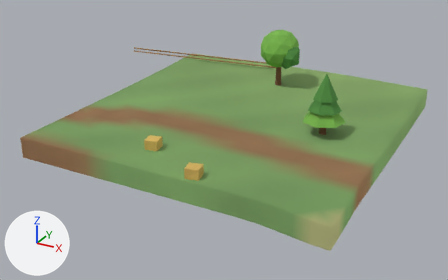
Two versions of the glTF model client/public/models/chunks/1_-1.glb, one commit apart.
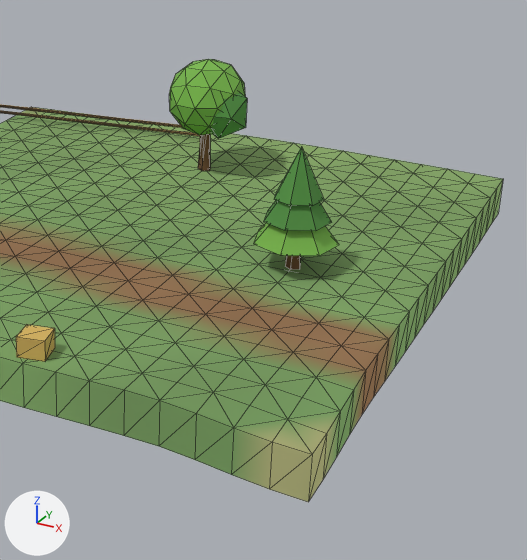
Each version appears first whole from a camera (50 mm lens) standing at (71.5, -36.8, 22.7) and looking at (43.7, 13.8, -2.6), and next in a close-up on the part from 39% to 98% of the width and 0% to 100% of the height. Lighting does not change. The marker at lower left points along +X, +Y and +Z. The last two pictures show the newer version. The close-ups show mesh edges as thin lines. Vertices at exactly the same position are counted once.

The older version as bpy lines, for what is in view:
```python
me_scenery = bpy.data.meshes.new('scenery')
me_scenery.from_pydata(...)  # 145 vertices, 242 faces; spans x 23.0..55.9, y 0.3..28.1, z 0.0..6.7
me_scenery.materials.append(mat_opaque_matte_vertex_colors)
# before: 40 (45.0, 23.8, 3.8), 42 (45.2, 23.9, 3.8), 44 (45.1, 24.2, 3.8), 46 (44.9, 24.2, 3.8), 48 (44.8, 23.9, 3.8)
# before: 50 (45.0, 24.0, 3.8)
me_terrain = bpy.data.meshes.new('terrain')
me_terrain.from_pydata(...)  # 521 vertices, 960 faces; spans x 30.0..60.0, y 0.0..30.0, z -2.6..0.8
me_terrain.materials.append(mat_opaque_matte_vertex_colors)
ob_scenery = bpy.data.objects.new('scenery', me_scenery)
ob_scenery.location = (0.0, 0.0, 0.0)
ob_terrain = bpy.data.objects.new('terrain', me_terrain)
ob_terrain.location = (0.0, 0.0, 0.0)
```
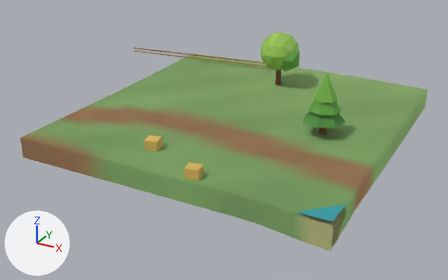
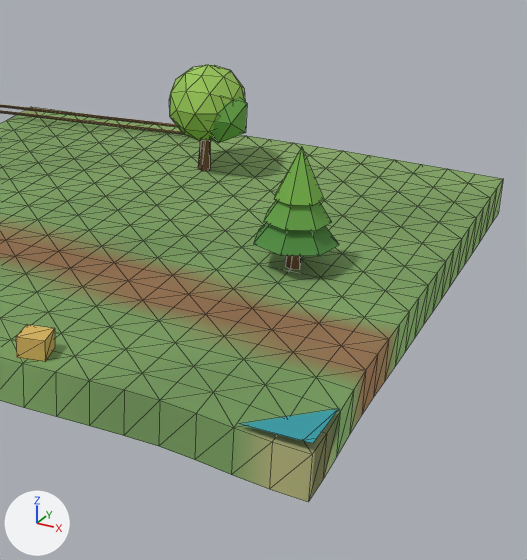
Edits to the scene script, one JSON object a line:
```json
{"block": "me_scenery", "where": "# used by ob_scenery; location = (0.0, 0.0, 0.0)"}
{"block": "me_scenery", "where": "# verts and faces of me_scenery; kept vertices keep their numbers, new ones are numbered from 145"}
{"op": "remove", "block": "me_scenery", "code": "me_scenery.from_pydata(...)  # 145 vertices, 242 faces; spans x 23.0..55.9, y 0.3..28.1, z 0.0..6.7"}
{"op": "add", "block": "me_scenery", "code": "me_scenery.from_pydata(...)  # 150 vertices, 245 faces; spans x 23.0..60.0, y 0.0..28.1, z -0.2..6.4"}
{"block": "me_scenery", "change": "me_scenery part 1: the loose piece of 42 vertices spanning x 42.9..47.1, y 21.6..26.4, z 2.5..6.7 is moved by (0.0, 0.0, -0.3)"}
{"block": "me_scenery", "change": "me_scenery part 2: the loose piece of 12 vertices spanning x 44.9..47.5, y 22.1..24.9, z 2.8..5.4 is moved by (0.0, 0.0, -0.3)"}
{"block": "me_scenery", "change": "me_scenery part 3"}
{"op": "add", "block": "me_scenery", "code": "for i in [40, 42, 44, 46, 48, 50]: verts[i] += (0.0, 0.0, -0.3)"}
{"block": "me_scenery", "change": "me_scenery part 4"}
{"block": "me_scenery", "change": "6 vertices are removed from x 53.8..54.2, y 13.8..14.2, z 3.5"}
{"block": "me_scenery", "change": "22 faces are deleted"}
{"block": "me_scenery", "change": "1 vertex moves within x 54.0, y 14.0, z 3.5"}
{"block": "me_scenery", "change": "6 vertices are added at (54.0, 13.8, 3.2), (54.2, 13.9, 3.2), (54.1, 14.2, 3.2), (53.9, 14.2, 3.2), (53.8, 13.9, 3.2), (54.0, 14.0, 3.2)"}
{"block": "me_scenery", "change": "22 new faces join them"}
{"block": "me_scenery", "change": "me_scenery part 5"}
{"op": "add", "block": "me_scenery", "code": "verts[145] = (60.0, 0.4, -0.2)  # pixel (316, 438)"}
{"op": "add", "block": "me_scenery", "code": "verts[146] = (59.6, 0.0, -0.2)  # pixel (302, 440)"}
{"op": "add", "block": "me_scenery", "code": "verts[147] = (60.0, 0.0, -0.2)  # pixel (313, 443)"}
{"op": "add", "block": "me_scenery", "code": "verts[148] = (60.0, 2.8, -0.2)  # pixel (339, 408)"}
{"op": "add", "block": "me_scenery", "code": "verts[149] = (57.2, 0.0, -0.2)  # pixel (238, 423)"}
{"op": "add", "block": "me_scenery", "code": "faces += [(145, 146, 147), (146, 148, 149), (145, 148, 146)]"}
{"block": "me_scenery", "change": "me_scenery part 6: 79 kept faces spanning x 23.0..55.9, y 0.3..28.1, z 0.0..5.9 get new vertex colours"}
```

What differs and where, as boxes (x1, y1, x2, y2) in the close-ups (527 x 560 px; the box of a moved part takes in the faces that stretch with it):
```json
{"object": "scenery", "change": "reshaped", "before": [0, 59, 339, 361], "after": [0, 65, 339, 443]}
{"part": 1, "of": "me_scenery", "change": "moved or reshaped", "before": [169, 59, 245, 135], "after": [169, 65, 245, 140]}
{"part": 2, "of": "me_scenery", "change": "moved or reshaped", "before": [211, 93, 247, 138], "after": [211, 98, 247, 143]}
{"part": 3, "of": "me_scenery", "change": "moved or reshaped", "before": [198, 134, 210, 171], "after": [198, 139, 210, 171]}
{"part": 4, "of": "me_scenery", "change": "moved or reshaped", "before": [285, 256, 301, 270], "after": [285, 256, 300, 270]}
{"part": 5, "of": "me_scenery", "change": "added", "after": [241, 409, 339, 443], "on screen": "cyan"}
{"part": 6, "of": "me_scenery", "change": "recoloured", "before": [170, 124, 339, 256], "after": [170, 124, 339, 256]}
```
